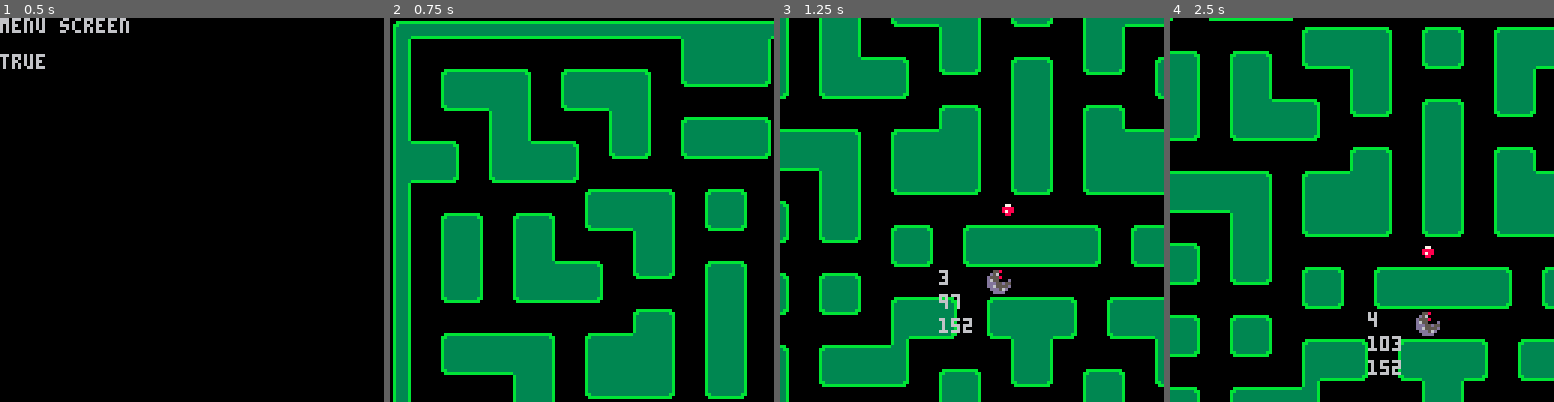
Above: before the commit, frames 1-4 (left to right).
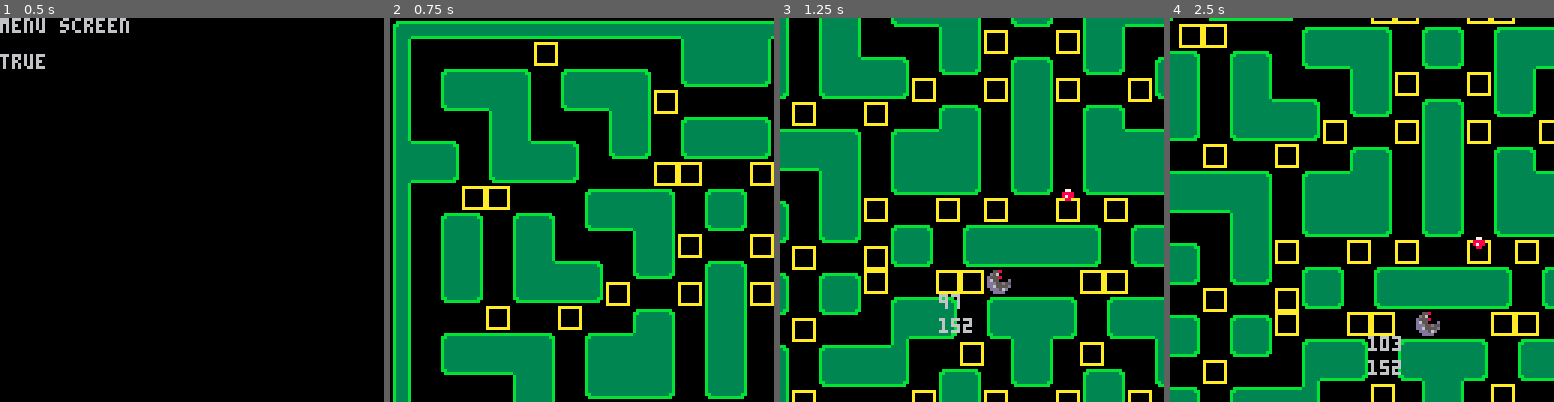
Above: after the commit, the same moments.

Repository: gnarza/CreepyCrawlers
Game: PICO-8 cartridge src/creepycrawler.p8
The game is run twice, just before and just after one commit, with the same random seed, the same clock (stepped at 60 frames per second) and the same inputs.
Inputs:
- Up to frame 1 (0.5 s): tap X (X key) at 0.33 s
- Up to frame 2 (0.75 s): tap O (Z key) at 0.7 s
- Up to frame 3 (1.25 s): tap X (X key) at 1.07 s
- Up to frame 4 (2.5 s): hold Right 1.6-2.1 s; tap O (Z key) at 1.7, 2.1 s; tap X (X key) at 1.85 s; hold Up 2.15-2.42 s; hold Right from 2.47 s (still down)

Frame 1 is identical in both runs. In frame 2, 2.4% of the frame differs, in the area x 18-100%, y 6-82%; in frame 3, 4.5%, in the area x 3-97%, y 3-100%; in frame 4, 4.5%.

Commit message:
Improved Bug Wander
Bug does not glitch at forks anymore and is smoothly roaming through map.

Diff:
--- a/src/creepycrawler.p8
+++ b/src/creepycrawler.p8
@@ -88,18 +88,6 @@
 
  centerX=108
  centerY=120
-
---left,right,up,down
- ways={}
- left={-1,0}
- right={1,0}
- up={0,-1}
- down={0,1}
- add(ways,left)
- add(ways,right)
- add(ways,up)
- add(ways,down)
- newWay=ways[1]
 
 -- these are all the tiles where actors have to make_bug
 -- a decision on where to turn {x,y}
@@ -123,6 +111,7 @@
 
 -- timer
  t=0
+ t2=0
 
  pl=make_crawler(112,152)
  pl.sprite=32
@@ -133,7 +122,7 @@
  -- for development purposes
  -- delete later
  make_bug(112,128)
- change_dir(bugs[1],-1,0)
+ change_dir(bugs[1], 1,0)
 end
 
 function play_update()
@@ -151,7 +140,7 @@
 
 	draw_crawlers()
   draw_bugs()
-  print(flr(rnd(4)+1),pl.x-16,pl.y)
+  -- print(newWay,pl.x-16,pl.y)
   print(pl.x, pl.x-16,pl.y+8)
   print(pl.y, pl.x-16,pl.y+16)
 end
@@ -308,27 +297,15 @@
 -- then needs a spawning feature added.
 
   for b in all(bugs) do
-
-    -- if not colliding with wall update x and y accordingly
-    if(wallColl(b)==false and atFork(b)==false)then
-      b.x+=b.dx*b.speed
-      b.y+=b.dy*b.speed
-    -- if colliding with wall or at a fork change_dir based on bug state
-    else
-     --b.x=flr((b.x+4)/8)*8
-     --b.y=flr((b.y+4)/8)*8
-      if(b.state==1) then -- crawl/wander
-        -- randomly choose a direction
-        while(wallColl(b)==true) do
-          newWay=ways[flr(rnd(4)+1)]
-          change_dir(b,newWay[1],newWay[2])
-        end
-        b.x+=b.dx*b.speed
-        b.y+=b.dy*b.speed
-      else -- state==2, evade
-
-      end
-    end
+    if(atFork(b) or wallColl(b))then
+      rnd_mv(b)
+
+    end
+    b.x+=b.dx*b.speed
+    b.y+=b.dy*b.speed
+
+      -- b.y=flr((b.y)/8)*8
+      -- b.x=flr((b.x)/8)*8
 
     -- screen wrapping
     if(b.x>centerX*2-6)then
@@ -341,6 +318,55 @@
 end
 
 -- [[ Additional Methods For Play State ]]
+
+-- randomly chooses an available direction
+function rnd_mv(o)
+    local dl=check_dir(o)
+    if(#dl>0)then
+      change_dirA(o,dl[flr(rnd(#dl+1))])
+    end
+end
+
+-- finds available directions
+function check_dir(o)
+  local oTile=mget(flr(o.x)/8,flr((o.y)/8))
+  local dir={}
+  local b=(get_dir(o)+2)%4
+
+  if(wallColl(o,1,0)==false and b!=0)then
+    add(dir,0)
+  end
+  if(wallColl(o,0,1)==false and b!=1)then
+    add(dir,1)
+  end
+  if(wallColl(o,-1,0)==false and b!=2)then
+    add(dir,2)
+  end
+  if(wallColl(o,0,-1)==false and b!=3)then
+    add(dir,3)
+  end
+
+  return dir
+end
+
+-- change the direction of actor o based on directions
+-- right,down,left,up=1,2,3,4
+function change_dirA(o,d)
+  if(d==0)then
+    change_dir(o,1,0)
+  elseif(d==1)then
+    change_dir(o,0,1)
+  elseif(d==2)then
+    change_dir(o,-1,0)
+  elseif(d==3)then
+    change_dir(o,0,-1)
+  end
+end
+
+-- returns the current direction
+function get_dir(o)
+  return max(o.dy,0)+(min(o.dx,0)*-2)+(min(o.dy,0)*-3)
+end
 
 -- follow player around map
 function cam_player()
@@ -350,8 +376,8 @@
 
 -- return true if colliding with wall
 function wallColl(a,dx,dy,xs,ys)
-  dx=dx or a.dx
-  dy=dy or a.dy
+  local dx=dx or a.dx
+  local dy=dy or a.dy
 
   local x=a.x-(xs or 0)
   local y=a.y-(ys or 0)
@@ -366,23 +392,37 @@
   return(fget(mget(xtile,ytile), 0))
 end
 
-function atFork(b)
-  local bugXTile=flr(b.x)
-  local bugYTile=flr(b.y)
-
-  for f in all(fork) do
-    if(bugXTile==f[1] and bugYTile==f[2]) return true
-  end
-
-  return false
+function atFork(a)
+  -- local bugXTile=flr(b.x/8)
+  -- local bugYTile=flr(b.y/8)
+  --
+  -- for f in all(forks) do
+  --   if(bugXTile==f[1] and bugYTile==f[2]) return true
+  -- end
+  --
+  -- return false
+  local dx=a.dx
+  local dy=a.dy
+
+  local x=a.x
+  local y=a.y
+
+  if(dy!=0) x=flr((x+4)/8)*8
+  if(dx!=0) y=flr((y+4)/8)*8
+
+  -- get tile ahead of crawler
+  local xtile=flr((x+min(dx,0))/8)+max(dx,0)
+  local ytile=flr((y+min(dy,0))/8)+max(dy,0)
+
+  return(fget(mget(xtile,ytile), 7))
 end
 
 -- return true if crawler colliding with bug
 function bugColl(a,b)
-  local axTile=flr(a.x)
-  local ayTile=flr(a.y)
-  local bxTile=flr(b.x)
-  local byTile=flr(b.y)
+  local axTile=flr(a.x/8)
+  local ayTile=flr(a.y/8)
+  local bxTile=flr(b.x/8)
+  local byTile=flr(b.y/8)
 
   if(axTile==bxTile and ayTile==byTile) return true
 end
@@ -473,46 +513,46 @@
 3333333333333333333333333333333333333333333333330bb3333333333bb0333333b00b3333330b333333333333b0333333b0333333333333333333333333
 3333333b3333333333333333b3333333bbbbbbbbbbbbbbbb00bbbbbbbbbbbb00b33333b00b33333b0b333333b33333b0333333b033333333b33333333333333b
 333333b033333333333333330b333333000000000000000000000000000000000b3333b00b3333b00b3333330b3333b0333333b0333333330b333333333333b0
-005580000055d5000000000000000000000000000000000000000000000000000000000000000000000000000000000000000000000000000000000000000000
-0d5600000d5555500000000000000000000000000000000000000000000000000000000000000000000000000000000000000000000000000000000000000000
-d5558000d55655550007700000000000000000000000000000000000000000000000000000000000000000000000000000000000000000000000000000000000
-d655000d65555d5d0088880000000000000000000000000000000000000000000000000000000000000000000000000000000000000000000000000000000000
-ddd55d55dd55555d0087880000000000000000000000000000000000000000000000000000000000000000000000000000000000000000000000000000000000
-dd65555ddd655d6d0008800000000000000000000000000000000000000000000000000000000000000000000000000000000000000000000000000000000000
-0ddd56d00dddddd00000000000000000000000000000000000000000000000000000000000000000000000000000000000000000000000000000000000000000
-00dddd0000dd6d000000000000000000000000000000000000000000000000000000000000000000000000000000000000000000000000000000000000000000
+005580000055d50000000000aaaaaaaa000000000000000000000000000000000000000000000000000000000000000000000000000000000000000000000000
+0d5600000d55555000000000a000000a000000000000000000000000000000000000000000000000000000000000000000000000000000000000000000000000
+d5558000d556555500077000a000000a000000000000000000000000000000000000000000000000000000000000000000000000000000000000000000000000
+d655000d65555d5d00888800a000000a000000000000000000000000000000000000000000000000000000000000000000000000000000000000000000000000
+ddd55d55dd55555d00878800a000000a000000000000000000000000000000000000000000000000000000000000000000000000000000000000000000000000
+dd65555ddd655d6d00088000a000000a000000000000000000000000000000000000000000000000000000000000000000000000000000000000000000000000
+0ddd56d00dddddd000000000a000000a000000000000000000000000000000000000000000000000000000000000000000000000000000000000000000000000
+00dddd0000dd6d0000000000aaaaaaaa000000000000000000000000000000000000000000000000000000000000000000000000000000000000000000000000
 __gff__
-0001010101010101010101010101010101010101010101010101010101010101204080000000000000000000010101010000000000000000000000000000000000000000000000000000000000000000000000000000000000000000000000000000000000000000000000000000000000000000000000000000000000000000
+0001010101010101010101010101010101010101010101010101010101010101204000800000000000000000010101010000000000000000000000000000000000000000000000000000000000000000000000000000000000000000000000000000000000000000000000000000000000000000000000000000000000000000
 0000000000000000000000000000000000000000000000000000000000000000000000000000000000000000000000000000000000000000000000000000000000000000000000000000000000000000000000000000000000000000000000000000000000000000000000000000000000000000000000000000000000000000
 __map__
 1905050505050505050505051e1d1d1f05050505050505050505051800000000000000000000000000000000000000000000000000000000000000000000000000000000000000000000000000000000000000000000000000000000000000000000000000000000000000000000000000000000000000000000000000000000
-0a00000000000000000000000d01010e00000000000000000000000a00000000000000000000000000000000000000000000000000000000000000000000000000000000000000000000000000000000000000000000000000000000000000000000000000000000000000000000000000000000000000000000000000000000
+0a00000000002300000000000d01010e00000000002300000000000a00000000000000000000000000000000000000000000000000000000000000000000000000000000000000000000000000000000000000000000000000000000000000000000000000000000000000000000000000000000000000000000000000000000
 0a00091d1d0800091d1d0800060f0f0700091d1d0800091d1d08000a00000000000000000000000000000000000000000000000000000000000000000000000000000000000000000000000000000000000000000000000000000000000000000000000000000000000000000000000000000000000000000000000000000000
-0a00060f130e00060f130e0000000000000d100f07000d100f07000a00000000000000000000000000000000000000000000000000000000000000000000000000000000000000000000000000000000000000000000000000000000000000000000000000000000000000000000000000000000000000000000000000000000
+0a00060f130e00060f130e2300000000230d100f07000d100f07000a00000000000000000000000000000000000000000000000000000000000000000000000000000000000000000000000000000000000000000000000000000000000000000000000000000000000000000000000000000000000000000000000000000000
 0a0000000d0e0000000d0e00091d1d08000d0e0000000d0e0000000a00000000000000000000000000000000000000000000000000000000000000000000000000000000000000000000000000000000000000000000000000000000000000000000000000000000000000000000000000000000000000000000000000000000
 1a1d08000d121d0800060700060f0f0700060700091d110e00091d1c00000000000000000000000000000000000000000000000000000000000000000000000000000000000000000000000000000000000000000000000000000000000000000000000000000000000000000000000000000000000000000000000000000000
-0b0f0700060f0f07000000000000000000000000060f0f0700060f1b00000000000000000000000000000000000000000000000000000000000000000000000000000000000000000000000000000000000000000000000000000000000000000000000000000000000000000000000000000000000000000000000000000000
-0a00000000000000091d1d0800090800091d1d08000000000000000a00000000000000000000000000000000000000000000000000000000000000000000000000000000000000000000000000000000000000000000000000000000000000000000000000000000000000000000000000000000000000000000000000000000
+0b0f0700060f0f07000000232300002323000000060f0f0700060f1b00000000000000000000000000000000000000000000000000000000000000000000000000000000000000000000000000000000000000000000000000000000000000000000000000000000000000000000000000000000000000000000000000000000
+0a00002323000000091d1d0800090800091d1d08000000232300000a00000000000000000000000000000000000000000000000000000000000000000000000000000000000000000000000000000000000000000000000000000000000000000000000000000000000000000000000000000000000000000000000000000000
 0a00090800090800060f130e000607000d100f07000908000908000a00000000000000000000000000000000000000000000000000000000000000000000000000000000000000000000000000000000000000000000000000000000000000000000000000000000000000000000000000000000000000000000000000000000
-0a000d0e000d0e0000000d0e000000000d0e0000000d0e000d0e000a00000000000000000000000000000000000000000000000000000000000000000000000000000000000000000000000000000000000000000000000000000000000000000000000000000000000000000000000000000000000000000000000000000000
+0a000d0e000d0e0000000d0e230000230d0e0000000d0e000d0e000a00000000000000000000000000000000000000000000000000000000000000000000000000000000000000000000000000000000000000000000000000000000000000000000000000000000000000000000000000000000000000000000000000000000
 0a000d0e000d121d0800060700090800060700091d110e000d0e000a00000000000000000000000000000000000000000000000000000000000000000000000000000000000000000000000000000000000000000000000000000000000000000000000000000000000000000000000000000000000000000000000000000000
-0a00060700060f0f07000000000d0e00000000060f0f07000607000a00000000000000000000000000000000000000000000000000000000000000000000000000000000000000000000000000000000000000000000000000000000000000000000000000000000000000000000000000000000000000000000000000000000
-0a0000000000000000000908000d0e0009080000000000000000000a00000000000000000000000000000000000000000000000000000000000000000000000000000000000000000000000000000000000000000000000000000000000000000000000000000000000000000000000000000000000000000000000000000000
+0a00060700060f0f07230000230d0e23000023060f0f07000607000a00000000000000000000000000000000000000000000000000000000000000000000000000000000000000000000000000000000000000000000000000000000000000000000000000000000000000000000000000000000000000000000000000000000
+0a0000002300002300000908000d0e0009080000230000230000000a00000000000000000000000000000000000000000000000000000000000000000000000000000000000000000000000000000000000000000000000000000000000000000000000000000000000000000000000000000000000000000000000000000000
 0a00091d1d1d0800091d110e000d0e000d121d0800091d1d1d08000a00000000000000000000000000000000000000000000000000000000000000000000000000000000000000000000000000000000000000000000000000000000000000000000000000000000000000000000000000000000000000000000000000000000
 0a00060f0f130e000d01010e000d0e000d01010e000d100f0f07000a00000000000000000000000000000000000000000000000000000000000000000000000000000000000000000000000000000000000000000000000000000000000000000000000000000000000000000000000000000000000000000000000000000000
 0a000000000d0e00060f0f0700060700060f0f07000d0e000000000a00000000000000000000000000000000000000000000000000000000000000000000000000000000000000000000000000000000000000000000000000000000000000000000000000000000000000000000000000000000000000000000000000000000
-1a1d1d08000d0e00000000000000000000000000000d0e00091d1d1c00000000000000000000000000000000000000000000000000000000000000000000000000000000000000000000000000000000000000000000000000000000000000000000000000000000000000000000000000000000000000000000000000000000
+1a1d1d08000d0e23000023002300002300230000230d0e00091d1d1c00000000000000000000000000000000000000000000000000000000000000000000000000000000000000000000000000000000000000000000000000000000000000000000000000000000000000000000000000000000000000000000000000000000
 060f0f0700060700090800091d1d1d1d0800090800060700060f0f0700000000000000000000000000000000000000000000000000000000000000000000000000000000000000000000000000000000000000000000000000000000000000000000000000000000000000000000000000000000000000000000000000000000
-0000000000000000060700060f0f0f0f07000607000000000000000000000000000000000000000000000000000000000000000000000000000000000000000000000000000000000000000000000000000000000000000000000000000000000000000000000000000000000000000000000000000000000000000000000000
-091d1d080009080000000000000000000000000000090800091d1d0800000000000000000000000000000000000000000000000000000000000000000000000000000000000000000000000000000000000000000000000000000000000000000000000000000000000000000000000000000000000000000000000000000000
+0000000023000023060700060f0f0f0f07000607230000230000000000000000000000000000000000000000000000000000000000000000000000000000000000000000000000000000000000000000000000000000000000000000000000000000000000000000000000000000000000000000000000000000000000000000
+091d1d080009082300002323000000002323000023090800091d1d0800000000000000000000000000000000000000000000000000000000000000000000000000000000000000000000000000000000000000000000000000000000000000000000000000000000000000000000000000000000000000000000000000000000
 0b0f0f0700060700091d0800091d1d0800091d0800060700060f0f1b00000000000000000000000000000000000000000000000000000000000000000000000000000000000000000000000000000000000000000000000000000000000000000000000000000000000000000000000000000000000000000000000000000000
-0a00000000000000020f07000613100700060f04000000000000000a00000000000000000000000000000000000000000000000000000000000000000000000000000000000000000000000000000000000000000000000000000000000000000000000000000000000000000000000000000000000000000000000000000000
-0a00090800091d1d03000000000d0e000000000c1d1d08000908000a00000000000000000000000000000000000000000000000000000000000000000000000000000000000000000000000000000000000000000000000000000000000000000000000000000000000000000000000000000000000000000000000000000000
+0a00000023000000020f07000613100700060f04000000230000000a00000000000000000000000000000000000000000000000000000000000000000000000000000000000000000000000000000000000000000000000000000000000000000000000000000000000000000000000000000000000000000000000000000000
+0a00090800091d1d03000023000d0e002300000c1d1d08000908000a00000000000000000000000000000000000000000000000000000000000000000000000000000000000000000000000000000000000000000000000000000000000000000000000000000000000000000000000000000000000000000000000000000000
 0a000d0e00060f0f0700090800060700090800060f0f07000d0e000a00000000000000000000000000000000000000000000000000000000000000000000000000000000000000000000000000000000000000000000000000000000000000000000000000000000000000000000000000000000000000000000000000000000
-0a000d0e0000000000000d0e000000000d0e0000000000000d0e000a00000000000000000000000000000000000000000000000000000000000000000000000000000000000000000000000000000000000000000000000000000000000000000000000000000000000000000000000000000000000000000000000000000000
+0a000d0e2300000000230d0e230000230d0e2300000000230d0e000a00000000000000000000000000000000000000000000000000000000000000000000000000000000000000000000000000000000000000000000000000000000000000000000000000000000000000000000000000000000000000000000000000000000
 0a00060700091d1d08000d0e000908000d0e00091d1d08000607000a00000000000000000000000000000000000000000000000000000000000000000000000000000000000000000000000000000000000000000000000000000000000000000000000000000000000000000000000000000000000000000000000000000000
-0a000000000d100f07000607000d0e00060700060f130e000000000a00000000000000000000000000000000000000000000000000000000000000000000000000000000000000000000000000000000000000000000000000000000000000000000000000000000000000000000000000000000000000000000000000000000
-0a000908000d0e0000000000000d0e0000000000000d0e000908000a00000000000000000000000000000000000000000000000000000000000000000000000000000000000000000000000000000000000000000000000000000000000000000000000000000000000000000000000000000000000000000000000000000000
+0a230000230d100f07000607000d0e00060700060f130e230000230a00000000000000000000000000000000000000000000000000000000000000000000000000000000000000000000000000000000000000000000000000000000000000000000000000000000000000000000000000000000000000000000000000000000
+0a000908000d0e0000230000230d0e2300002300000d0e000908000a00000000000000000000000000000000000000000000000000000000000000000000000000000000000000000000000000000000000000000000000000000000000000000000000000000000000000000000000000000000000000000000000000000000
 0a00060700060700091d1d0800060700091d1d08000607000607000a00000000000000000000000000000000000000000000000000000000000000000000000000000000000000000000000000000000000000000000000000000000000000000000000000000000000000000000000000000000000000000000000000000000
-0a000000000000000d01010e000000000d01010e000000000000000a00000000000000000000000000000000000000000000000000000000000000000000000000000000000000000000000000000000000000000000000000000000000000000000000000000000000000000000000000000000000000000000000000000000
+0a000000230000000d01010e000000000d01010e000000230000000a00000000000000000000000000000000000000000000000000000000000000000000000000000000000000000000000000000000000000000000000000000000000000000000000000000000000000000000000000000000000000000000000000000000
 1605050505050505150f0f1405050505150f0f14050505050505051700000000000000000000000000000000000000000000000000000000000000000000000000000000000000000000000000000000000000000000000000000000000000000000000000000000000000000000000000000000000000000000000000000000
